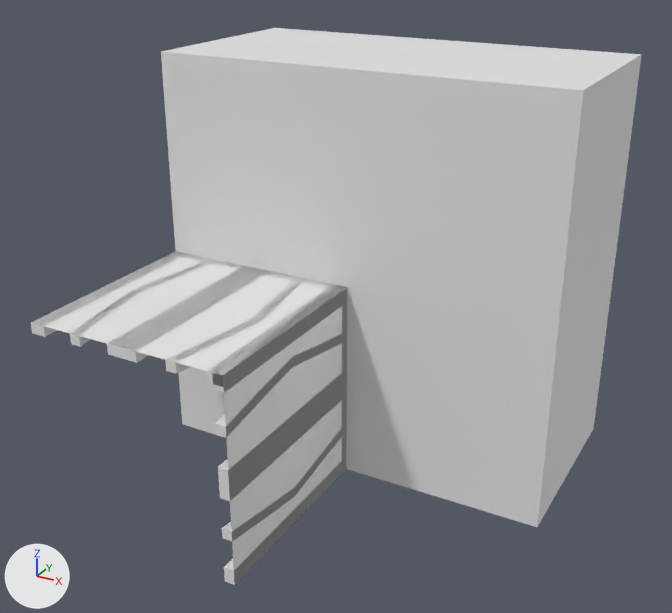
Renders of the OBJ model Data/bmc/tiles/t_239.obj from each side of a commit.
Camera for both pictures: a 50 mm lens placed at (0.945, -1.773, 0.832), pointed at (-0.014, -0.028, -0.041). The axes (+X, +Y, +Z) are drawn at lower left. The lights are the same throughout. Where no turn or scale is listed for an object, it has been applied to the vertices.

Objects in the first picture: 't_239'.
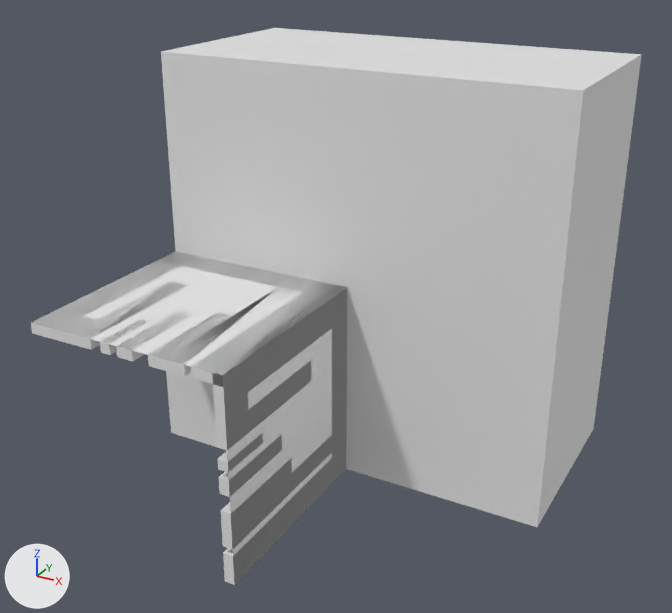
Where the change shows, as pixel boxes [x1, y1, x2, y2] in the pictures (672 x 613 px; the box of a moved part takes in the faces that stretch with it):
part 1 of me_t_239, added
    after: [217, 434, 263, 472]
part 2 of me_t_239, added
    after: [219, 434, 282, 497]
part 3 of me_t_239, added
    after: [100, 319, 149, 355]
part 4 of me_t_239, added
    after: [116, 311, 191, 362]
part 5 of me_t_239, rebuilt (10% narrower)
    before: [222, 423, 347, 542]
    after: [221, 435, 333, 550]
part 6 of me_t_239, rebuilt (7% wider, 7% shorter)
    before: [165, 277, 305, 374]
    after: [148, 286, 298, 376]
part 7 of me_t_239, deleted
    before: [218, 369, 347, 501]
part 8 of me_t_239, deleted
    before: [107, 267, 269, 363]
part 9 of me_t_239, moved or reshaped
    both: [31, 251, 347, 585]

Patch to the scene script:
```diff
--- a/Data/bmc/tiles/t_239.obj.py
+++ b/Data/bmc/tiles/t_239.obj.py
@@ me_t_239 @@
 # used by ob_t_239; location = (0.0, 0.0, 0.0)
-me_t_239.from_pydata(...)  # 152 vertices, 290 faces; spans x -0.5..0.5, y -0.5..0.5, z -0.5..0.5
+me_t_239.from_pydata(...)  # 132 vertices, 240 faces; spans x -0.5..0.5, y -0.5..0.5, z -0.5..0.5
+# me_t_239 part 1: a new loose piece, a box spanning x -0.025..0.0, y -0.5..-0.374, z -0.218..-0.193
+# me_t_239 part 2: a new loose piece, a box spanning x -0.025..0.0, y -0.5..-0.3, z -0.277..-0.237
+# me_t_239 part 3: a new loose piece, a box spanning x -0.307..-0.282, y -0.5..-0.374, z -0.025..0.0
+# me_t_239 part 4: a new loose piece, a box spanning x -0.263..-0.223, y -0.5..-0.3, z -0.025..0.0
+# me_t_239 part 5: the loose piece of 20 vertices spanning x -0.025..0.0, y -0.5..0.0, z -0.429..-0.362 is rebuilt with 14 vertices and now spans x -0.025..0.0, y -0.5..-0.071, z -0.408..-0.318
+# me_t_239 part 6: the loose piece of 20 vertices spanning x -0.138..-0.071, y -0.5..0.0, z -0.025..0.0 is rebuilt with 14 vertices and now spans x -0.182..-0.092, y -0.5..-0.071, z -0.025..0.0
+# me_t_239 part 7: the loose piece of 12 vertices spanning x -0.025..0.0, y -0.5..0.0, z -0.287..-0.212 is deleted
+# me_t_239 part 8: the loose piece of 12 vertices spanning x -0.287..-0.213, y -0.5..0.0, z -0.025..0.0 is deleted
+# me_t_239 part 9
+# 60 vertices are removed from x -0.5..0.0, y -0.5..0.0, z -0.5..0.0
+# 124 faces are deleted
+# 44 vertices are added at x -0.5..0.0, y -0.5..0.0, z -0.5..0.0
+# 98 new faces join them
```
